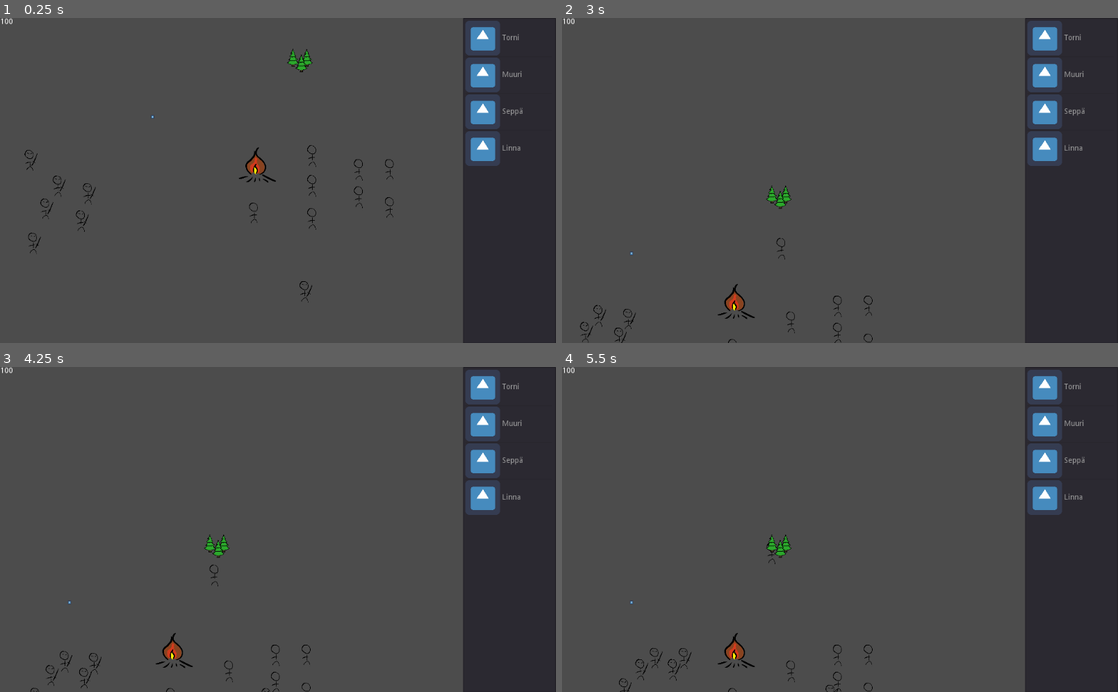
Above: before the commit, frames 1-4 (two rows, left to right).
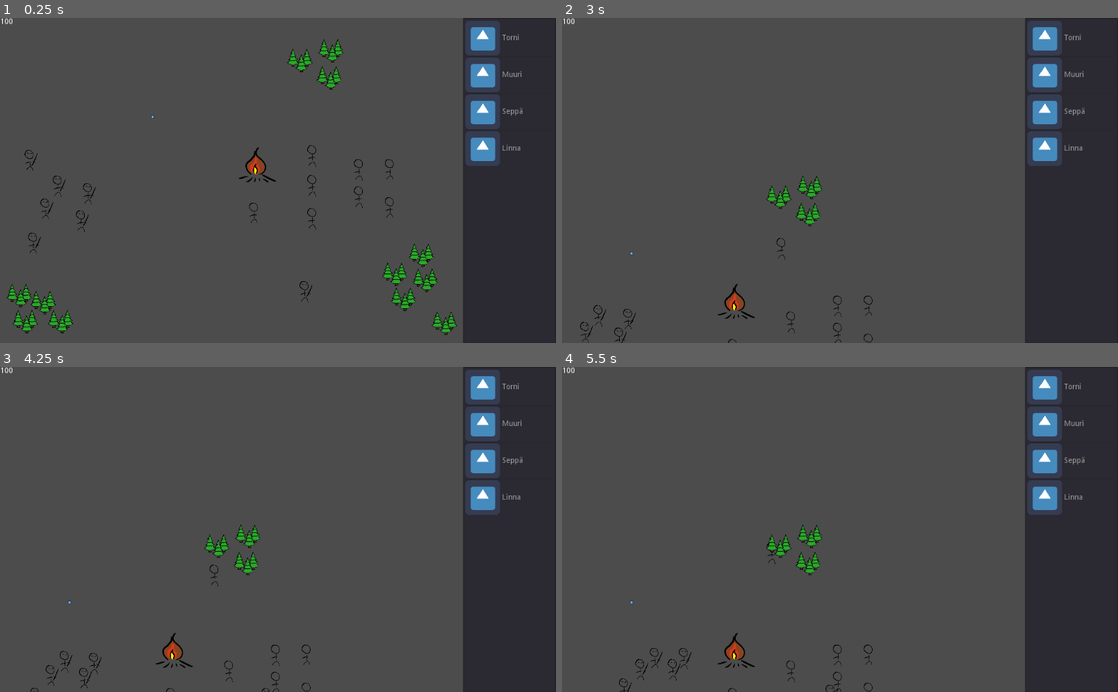
Above: after the commit, the same moments.

Repository: fedzel/pimi-tdogotit
Game: Godot game, scene res://Scenes/World.tscn
Two runs of this game, one before a commit and one after it. Both use one fixed random seed, a clock stepped at 60 frames per second and the inputs below. The engine's default icon, where the game draws it, is replaced by a stand-in: a white triangle on a blue panel in a dark square.
Inputs (mouse positions are in pixels of both pictures, inside the frame that each line leads up to):
- Up to frame 1 (0.25 s): no input
- Up to frame 2 (3 s): move the mouse to (862, 63) at 0.52 s; press the mouse at (862, 63) at 0.53 s; move the mouse to (728, 196) at 1.27 s; release the mouse at (728, 196) at 1.28 s; click (728, 196) at 1.35 s; move the mouse to (895, 109) at 2.02 s; hold Middle mouse button (middle_mouse_button) 2.03-2.78 s; click (895, 109) at 2.3 s; move the mouse to (812, 245) at 2.77 s; click (812, 245) at 2.85 s
- Up to frame 3 (4.25 s): move the mouse to (444, 578) at 3.52 s; press the mouse at (444, 578) at 3.53 s
- Up to frame 4 (5.5 s): move the mouse to (673, 480) at 4.27 s; release the mouse at (673, 480) at 4.28 s; tap Middle mouse button (middle_mouse_button) at 4.35 s; click (673, 480) at 4.55 s; move the mouse to (867, 529) at 5.02 s; press the mouse at (867, 529) at 5.03 s

The runs differ from the first frame. In frame 1, 1.7% of the frame differs, in the area x 1-83%, y 6-98%; in frame 2, 0.3%; in frame 3, 0.3%; in frame 4, 0.3%.

Commit message:
Removed unnecessary prints. SaboteurEnemies do actual damage.

Diff:
--- a/Scenes/Tower.tscn
+++ b/Scenes/Tower.tscn
@@ -13,4 +13,4 @@
 [node name="CutoutPolygon" parent="." index="3"]
 position = Vector2( -1.78814e-07, 43.948 )
 scale = Vector2( 0.668003, 5.3948 )
-polygon = PoolVector2Array( 12.4245, -9.75227, -12.1494, -9.78916, -12.2983, -6.56192, 11.9777, -6.5988 )
+polygon = PoolVector2Array( 5.48093, -9.76269, -5.54123, -9.77924, -12.1873, -8.96827, -12.2632, -7.32321, -6.0605, -6.5714, 6.21782, -6.59005, 12.0936, -7.41651, 12.3177, -8.99851 )
--- a/Scenes/World.tscn
+++ b/Scenes/World.tscn
@@ -96,6 +96,39 @@
 [node name="Woods" parent="Navigation2D/Forests" instance=ExtResource( 8 )]
 position = Vector2( 553.245, 83.0368 )
 
+[node name="Woods2" parent="Navigation2D/Forests" instance=ExtResource( 8 )]
+position = Vector2( 607.453, 115.16 )
+
+[node name="Woods3" parent="Navigation2D/Forests" instance=ExtResource( 8 )]
+position = Vector2( 610.465, 64.9674 )
+
+[node name="Woods4" parent="Navigation2D/Forests" instance=ExtResource( 8 )]
+position = Vector2( 777.105, 442.417 )
+
+[node name="Woods5" parent="Navigation2D/Forests" instance=ExtResource( 8 )]
+position = Vector2( 727.916, 477.552 )
+
+[node name="Woods6" parent="Navigation2D/Forests" instance=ExtResource( 8 )]
+position = Vector2( 784.132, 488.595 )
+
+[node name="Woods7" parent="Navigation2D/Forests" instance=ExtResource( 8 )]
+position = Vector2( 743.978, 523.73 )
+
+[node name="Woods8" parent="Navigation2D/Forests" instance=ExtResource( 8 )]
+position = Vector2( 819.267, 567.899 )
+
+[node name="Woods9" parent="Navigation2D/Forests" instance=ExtResource( 8 )]
+position = Vector2( 47.3015, 564.888 )
+
+[node name="Woods10" parent="Navigation2D/Forests" instance=ExtResource( 8 )]
+position = Vector2( 112.552, 564.888 )
+
+[node name="Woods11" parent="Navigation2D/Forests" instance=ExtResource( 8 )]
+position = Vector2( 80.4287, 529.753 )
+
+[node name="Woods12" parent="Navigation2D/Forests" instance=ExtResource( 8 )]
+position = Vector2( 36.259, 516.703 )
+
 [node name="Buildings" type="Node2D" parent="Navigation2D"]
 
 [node name="Tower" parent="Navigation2D/Buildings" instance=ExtResource( 9 )]
--- a/Scripts/NavigationController.gd
+++ b/Scripts/NavigationController.gd
@@ -21,7 +21,6 @@
 	return outPolygon
 
 func cutout(poly, offset):
-	print("cutout")
 	NavPolyInstance.navpoly.add_outline(adjustPolygonPosition(poly.transform, poly.polygon, offset))
 	NavPolyInstance.navpoly.make_polygons_from_outlines()
 	var navPolyInstance = get_node("NavigationPolygonInstance")
--- a/Scripts/SaboteurEnemy.gd
+++ b/Scripts/SaboteurEnemy.gd
@@ -4,19 +4,20 @@
 var _hitTimer: float
 var _maxHitTimer = 2
 
-var _target: Vector2
+var _targetBuilding
 
 func _ready():
 	self._speed = 50
 	if (BuildingList.towers.size() > 0):
-		var target = BuildingList.towers[randi()%BuildingList.towers.size()].position
-		self.setTarget(target)
-		_target = target
+		_targetBuilding = BuildingList.towers[randi()%BuildingList.towers.size()]
+		self.setTarget(_targetBuilding.position)
 	_hitTimer = _maxHitTimer
 	pass
 
 func _process(delta):
-	if self.position.distance_to(_target) < Task.TASK_DISTANCE:
+	if _targetBuilding != null && self.position.distance_to(_targetBuilding.position) < Task.TASK_DISTANCE*10:
 		_hitTimer += delta
 		if _hitTimer > _maxHitTimer:
+			_targetBuilding.hitpoints -= 5;
+			print("HIT")
 			_hitTimer = 0
--- a/Scripts/World.gd
+++ b/Scripts/World.gd
@@ -14,7 +14,6 @@
 	if event.is_action_pressed("left_click") && _mouseOnGUI == false && _buildingPath != null:
 		var parent = get_node("Navigation2D/Buildings")
 		var mousePos = get_global_mouse_position()
-		print("build ", mousePos)
 		var consite = load("res://Scenes/ConstructionSite.tscn").instance()
 		parent.add_child(consite)
 		consite.position = mousePos
@@ -24,11 +23,9 @@
 
 
 func MouseOnGUI():
-	print("ON")
 	_mouseOnGUI = true
 
 func MouseOffGUI():
-	print("OFF")
 	_mouseOnGUI = false
 
 func buildingSelected(path: String):
